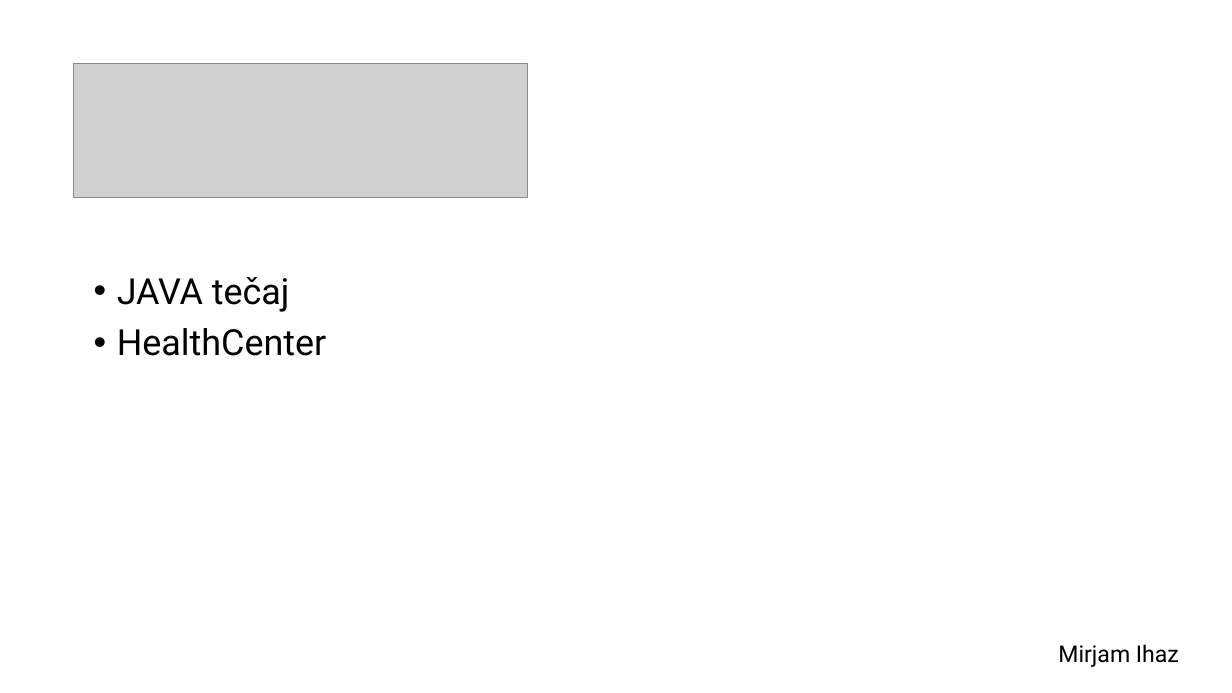
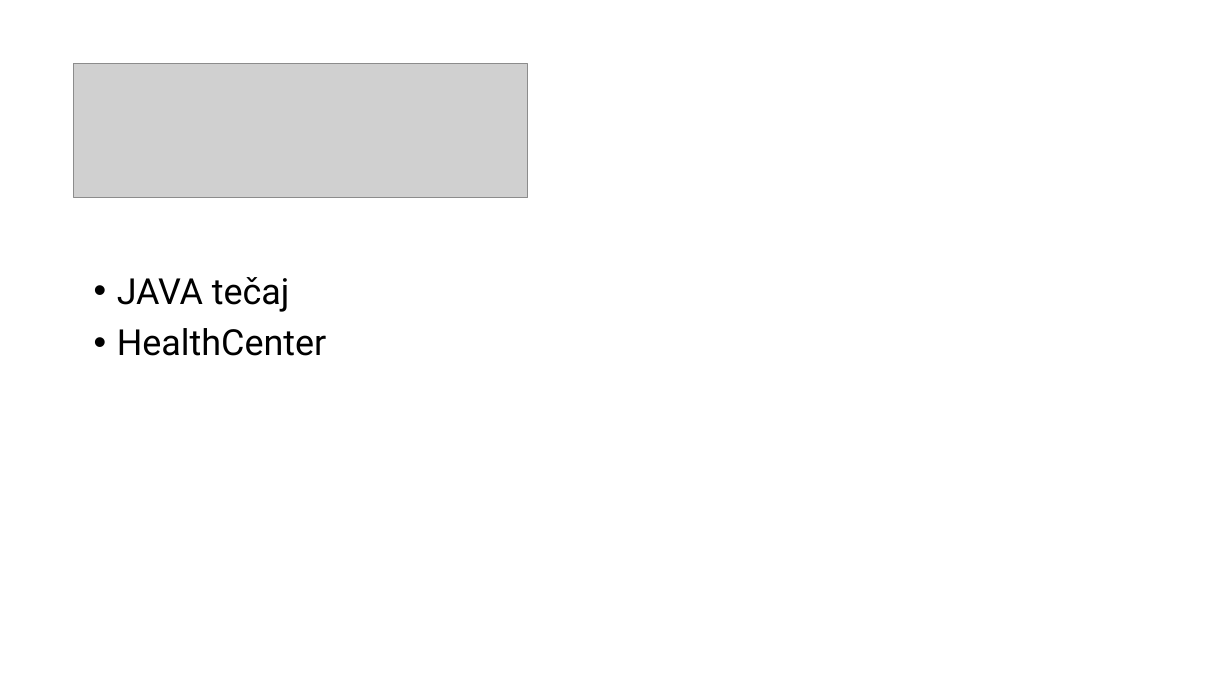
Before and after one commit to mihaz57/PROJECT_, a slide deck: slide 1 of MAVEN_PROJECT/HealthCenter.ppt. Drawn at 1232x693 pixels with LibreOffice and Linux fonts; fonts in the diff are those of the drawing; grey boxes stand for pictures. Boxes give left, top, right and bottom in pixels: in the first picture for what was removed or moved away, otherwise in the second. Text is boxed around its words. In the diff, an @@ line names an element or a change of style, - is before the commit and + after.

```diff
--- a/MAVEN_PROJECT/HealthCenter.ppt
+++ b/MAVEN_PROJECT/HealthCenter.ppt
@@ text removed at (1058, 644, 1179, 667) @@
-Mirjam Ihaz
```
Also in this commit, not shown: 5 other files.
